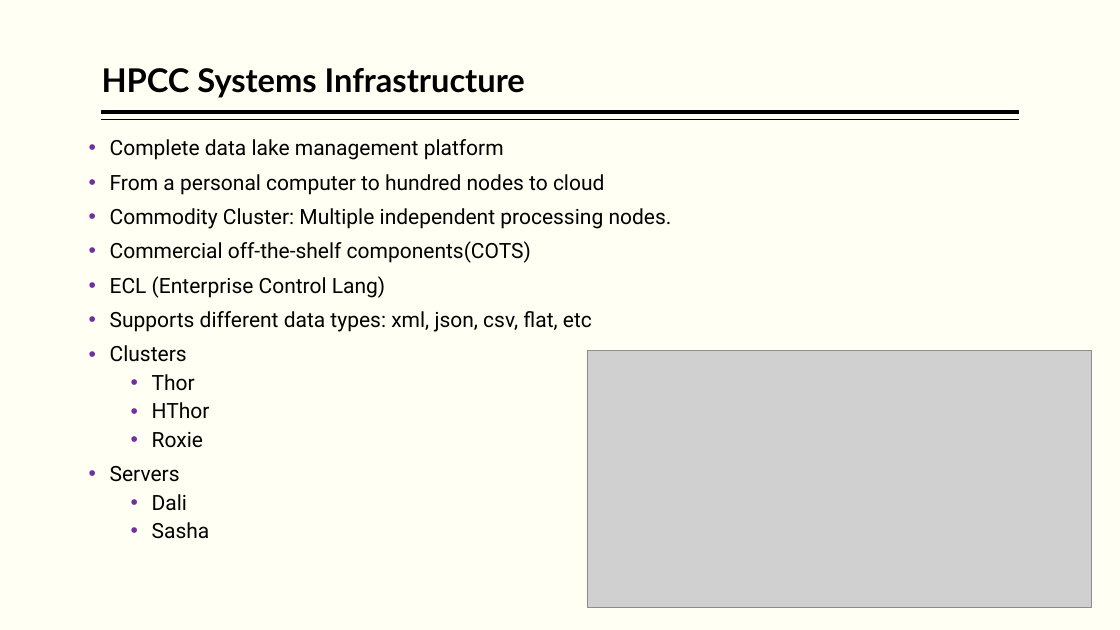
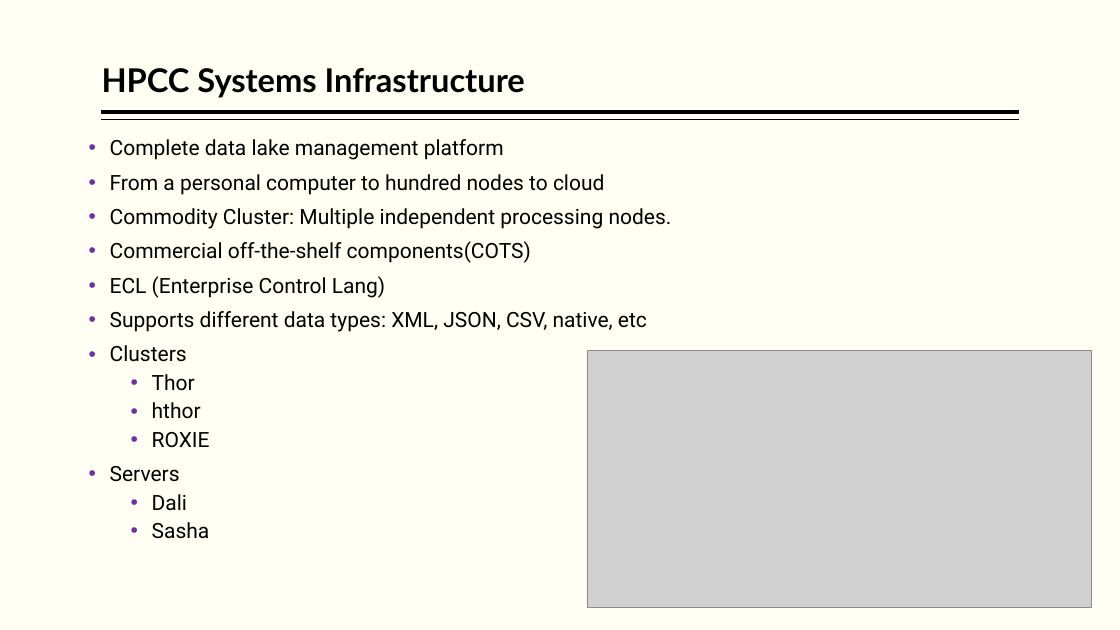
Before and after one commit to hpccsystems-solutions-lab/NCF-2021, a slide deck: slide 11 of BigData-ECL-NCF-2021.pptx. Drawn at 1120x630 pixels with LibreOffice and Linux fonts; fonts in the diff are those of the drawing; grey boxes stand for pictures. Boxes give left, top, right and bottom in pixels: in the first picture for what was removed or moved away, otherwise in the second. Text is boxed around its words. In the diff, an @@ line names an element or a change of style, - is before the commit and + after.

Commit message:
Typo corrections

```diff
--- a/BigData-ECL-NCF-2021.pptx
+++ b/BigData-ECL-NCF-2021.pptx
@@ text at (110,311,647,332): text changed @@
-• Supports different data types: xml, json, csv, flat, etc
+• Supports different data types: XML, JSON, CSV, native, etc
@@ text at (152,402,210,448): text changed @@
-  • HThor
-  • Roxie
+  • hthor
+  • ROXIE
```
Also in this commit, not shown: 6 other slides changed.
